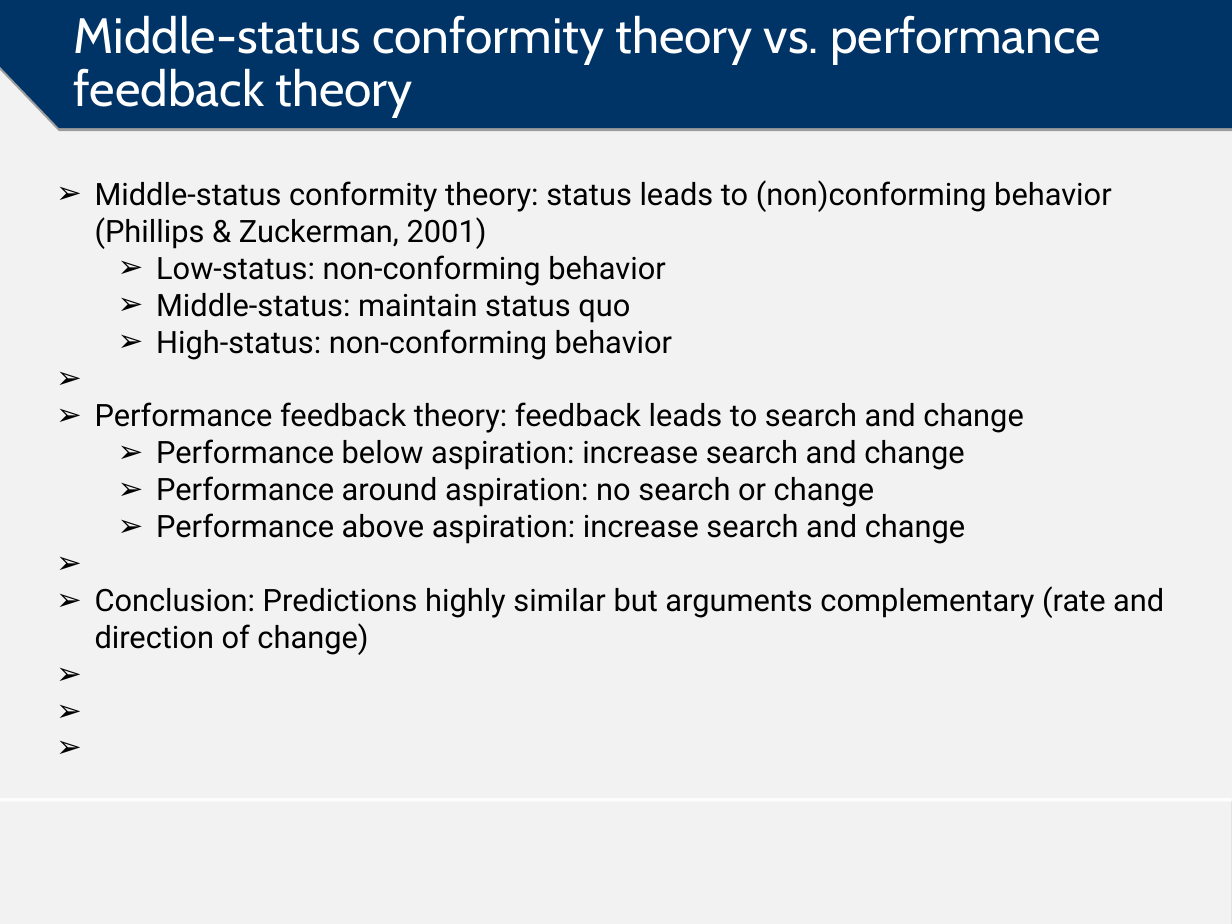
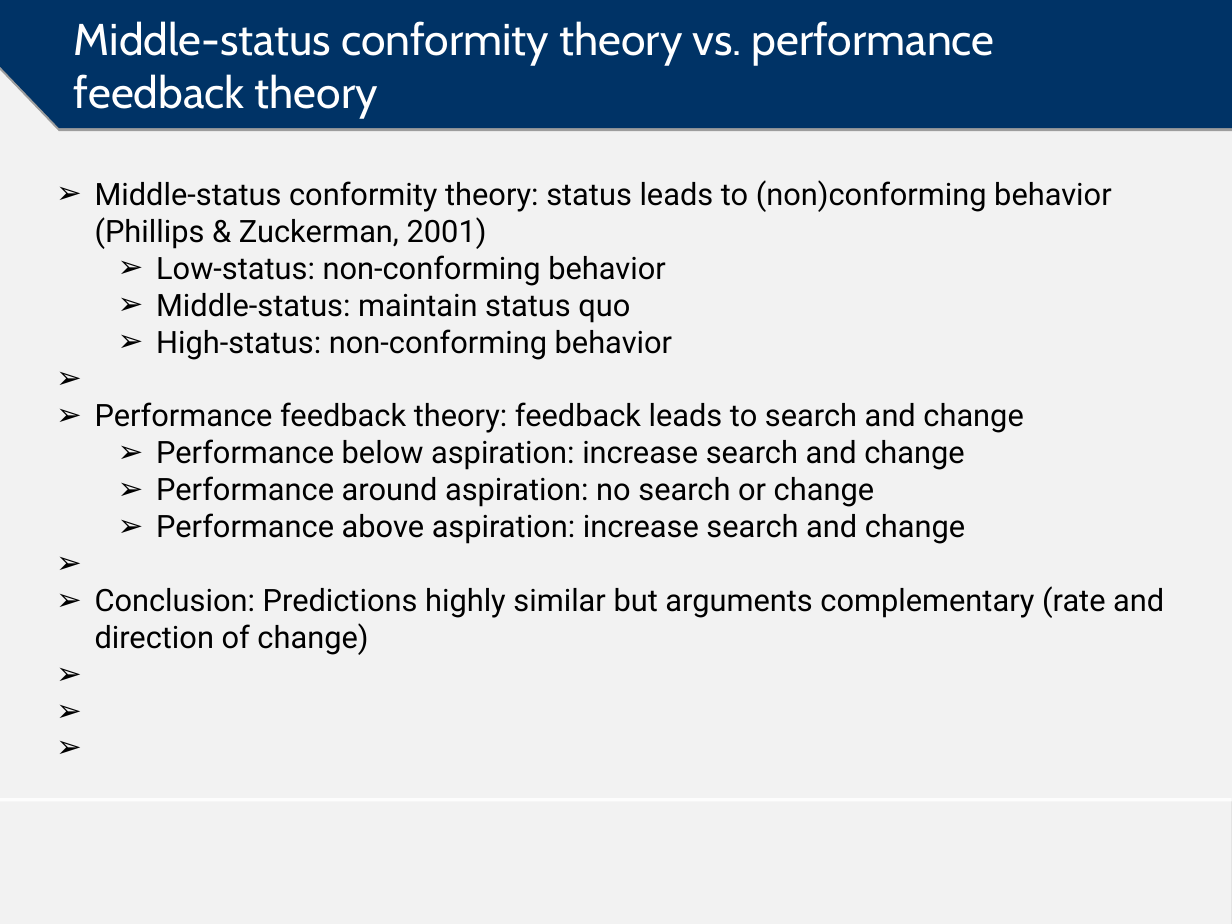
Before and after one commit to mzelst/talks, a slide deck: slide 3 of 2017/20171108 JFF_TilburgUni/20171108 Status shortfalls and non-conformity - An extension in the Scotch whisky industry.odp. Drawn at 1232x924 pixels with LibreOffice and Linux fonts; fonts in the diff are those of the drawing; background and template pictures are left out. Boxes give left, top, right and bottom in pixels: in the first picture for what was removed or moved away, otherwise in the second. Text is boxed around its words. In the diff, an @@ line names an element or a change of style, - is before the commit and + after.

```diff
--- a/2017/20171108 JFF_TilburgUni/20171108 Status shortfalls and non-conformity - An extension in the Scotch whisky industry.odp
+++ b/2017/20171108 JFF_TilburgUni/20171108 Status shortfalls and non-conformity - An extension in the Scotch whisky industry.odp
@@ title "Middle-status conformity theory vs. performance ..." at box(74, 21, 995, 118): size 29 to 26 pt; line spacing 0.9 to 1 @@
```
Also in this commit, not shown: 5 other slides changed, 6 slides added, 2 other files.
